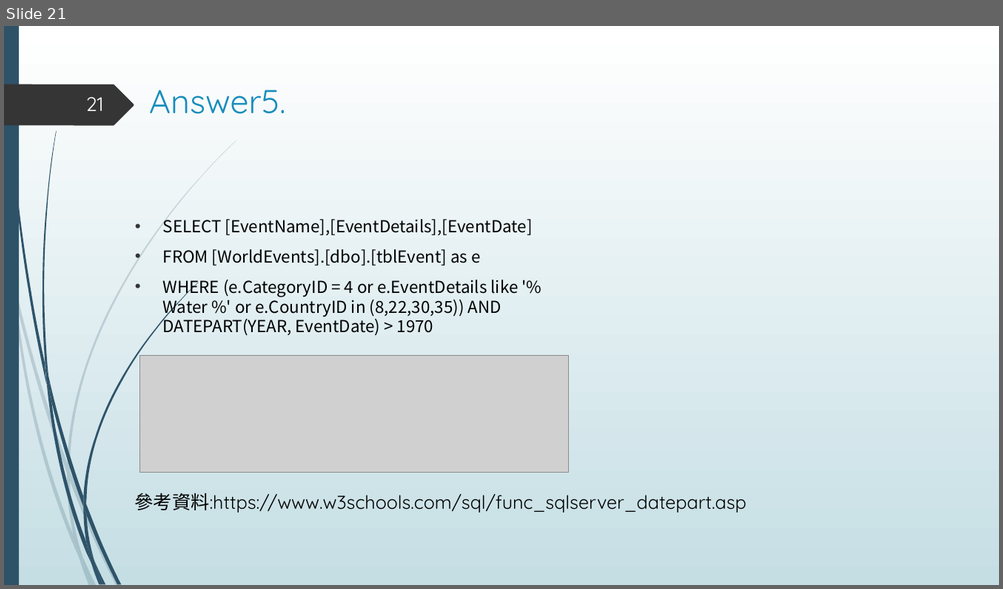
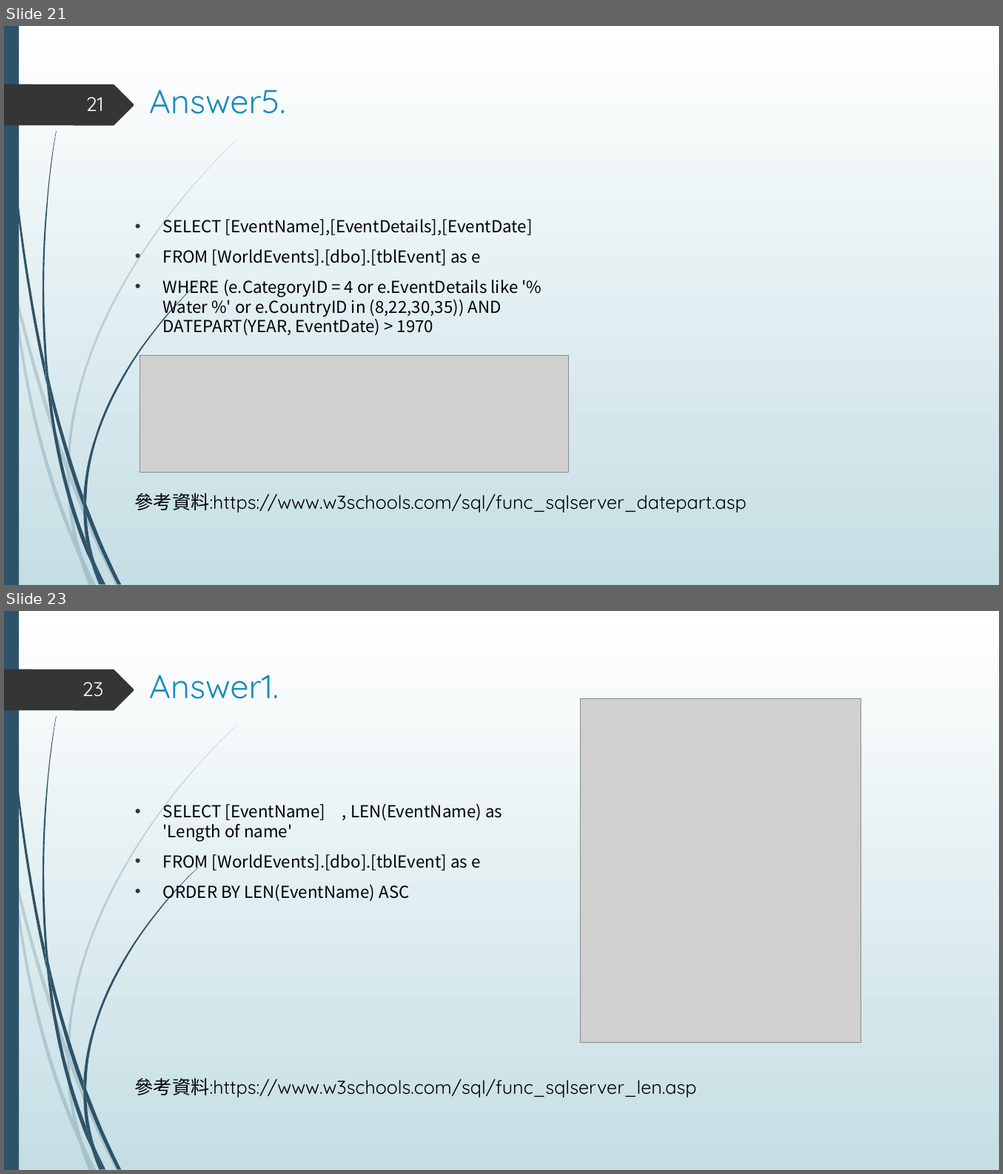
Before and after one commit to hsu0808/mssql-learning-2023-summer, a slide deck: sql answer.pptx. Shown one above the other, each under a label of ours: slide 21 before the commit, slides 21 and 23 after it; the slides between them are not shown. The pictures are 1003x589 and 1003x1174 pixels, drawn with LibreOffice and Linux fonts; fonts in the diff are those of the drawing; grey boxes stand for pictures. Boxes give left, top, right and bottom in pixels: in the first picture for what was removed or moved away, otherwise in the second. Text is boxed around its words. In the diff, an @@ line names an element or a change of style, - is before the commit and + after.

```diff
--- a/sql answer.pptx
+++ b/sql answer.pptx
@@ slide 23 added at [4, 611, 999, 1170], background gradient #FFFFFF to #C5DEE5; not listed: 24 template elements that a slide beside it also shows @@
@@ title added at [149, 675, 279, 699], 32 pt, text #178DBB @@
+Answer1.
@@ page number added at [82, 682, 104, 697], 19 pt, text #FEFFFF @@
+23
@@ picture added at [580, 699, 860, 1043] @@
@@ text added at [163, 804, 502, 902], 16 pt, text #000000 @@
+• SELECT [EventName] , LEN(EventName) as 'Length of name'
+• FROM [WorldEvents].[dbo].[tblEvent] as e
+• ORDER BY LEN(EventName) ASC
@@ text added at [135, 1079, 697, 1098], 18 pt, text #000000 @@
+參考資料:https://www.w3schools.com/sql/func_sqlserver_len.asp
```
Also in this commit, not shown: 15 other slides added.
